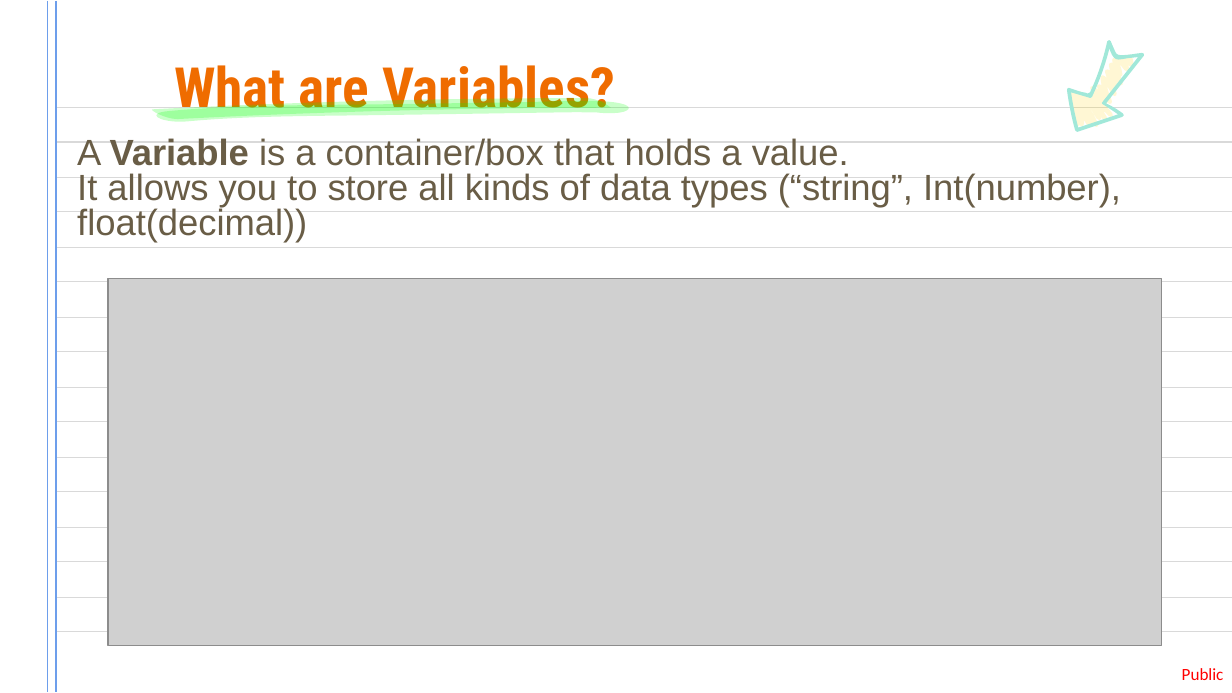
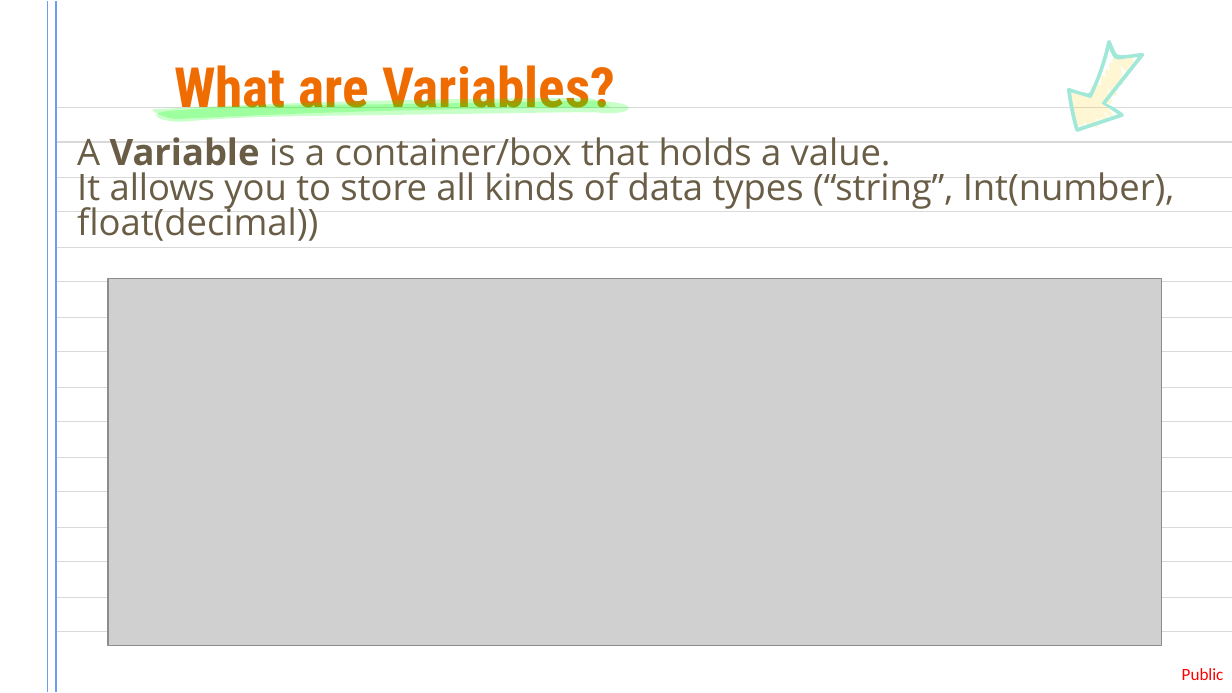
Before and after one commit to pi515/tech-mentorship, a slide deck: slide 9 of unit-02-variables/lesson.pptx (slide 8 before the commit). Drawn at 1232x693 pixels with LibreOffice and Linux fonts; fonts in the diff are those of the drawing; grey boxes stand for pictures. Boxes give left, top, right and bottom in pixels: in the first picture for what was removed or moved away, otherwise in the second. Text is boxed around its words. In the diff, an @@ line names an element or a change of style, - is before the commit and + after.

```diff
--- a/unit-02-variables/lesson.pptx
+++ b/unit-02-variables/lesson.pptx
@@ subtitle "A Variable is a container/box ..." at [77,137,1174,241]: font Arial to Open Sans @@
```
Also in this commit, not shown: 22 other slides changed, 1 slide added.
